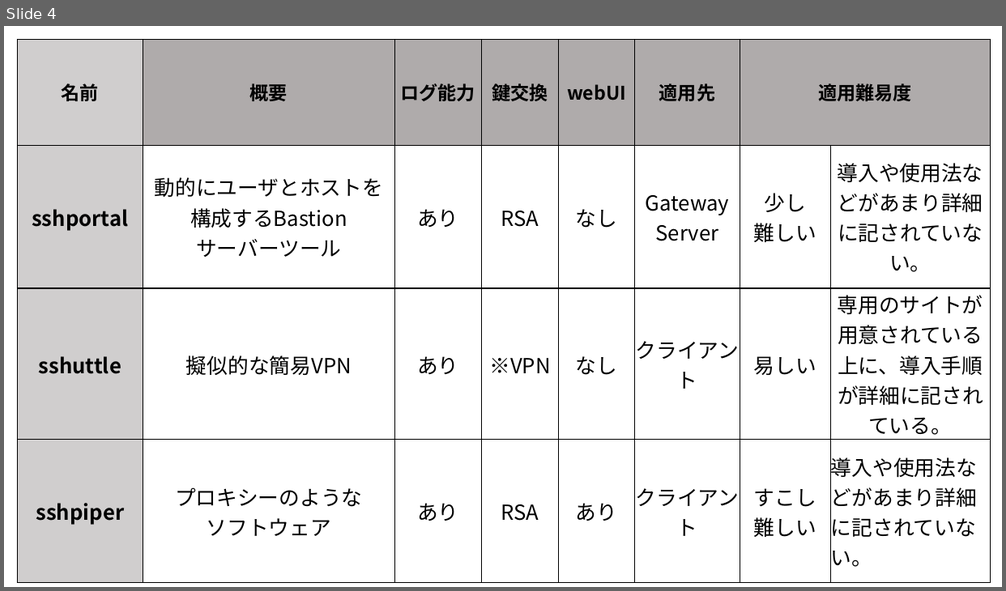
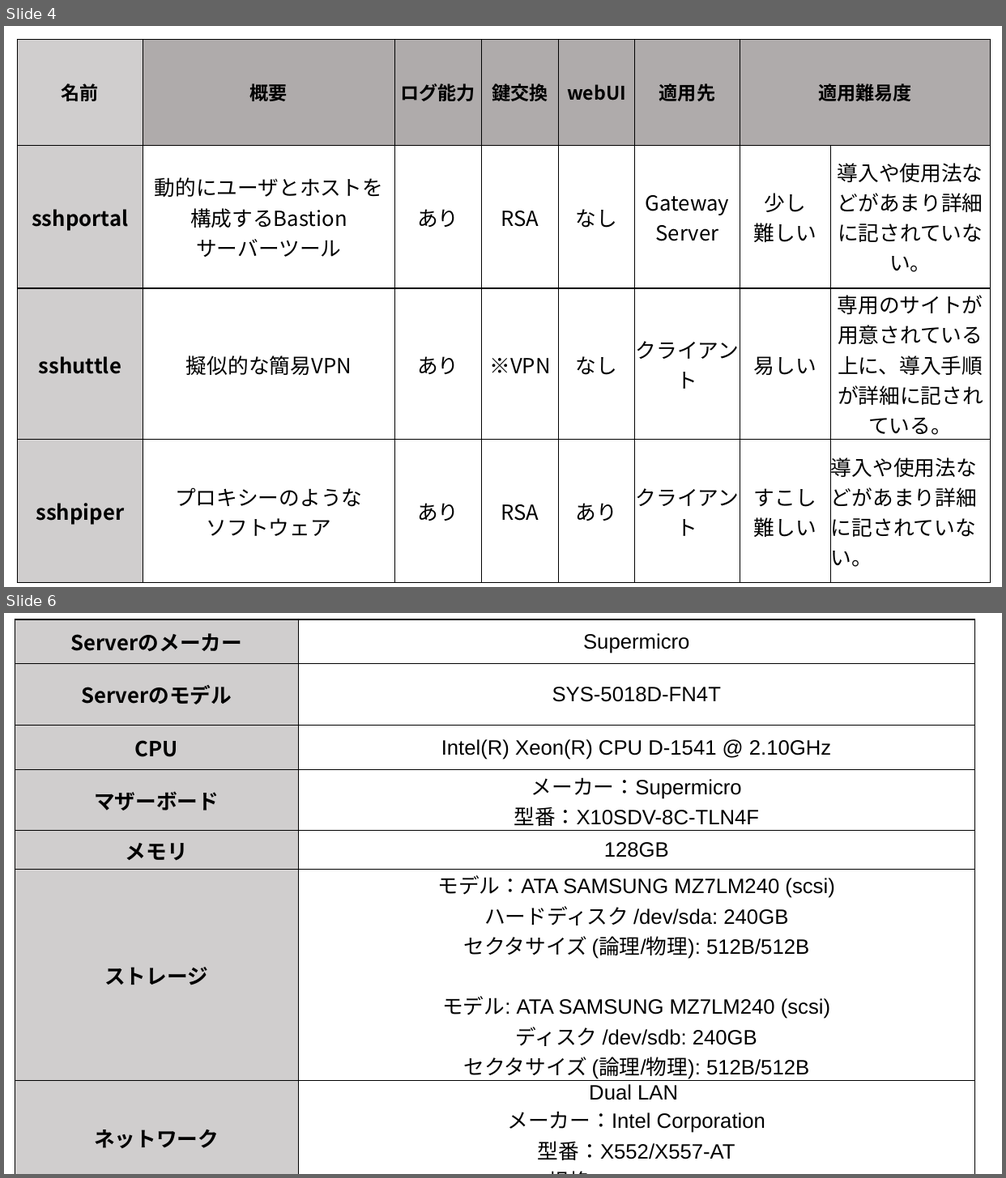
Before and after one commit to Alice-to-Bob/Graduate_School, a slide deck: SUBTHEME/graphs/telework_list.pptx. Shown one above the other, each under a label of ours: slide 4 before the commit, slides 4 and 6 after it; the slides between them are not shown. The pictures are 1006x591 and 1006x1178 pixels, drawn with LibreOffice and Linux fonts; fonts in the diff are those of the drawing. Boxes give left, top, right and bottom in pixels: in the first picture for what was removed or moved away, otherwise in the second. Text is boxed around its words. In the diff, an @@ line names an element or a change of style, - is before the commit and + after.

```diff
--- a/SUBTHEME/graphs/telework_list.pptx
+++ b/SUBTHEME/graphs/telework_list.pptx
@@ slide 6 added at [4,613,1002,1174], background #FFFFFF @@
@@ table added at [15,619,974,1164], 7 rows, 2 columns @@
+Serverのメーカー | Supermicro
+Serverのモデル | SYS-5018D-FN4T
+CPU | Intel(R) Xeon(R) CPU D-1541 @ 2.10GHz
+マザーボード | メーカー：Supermicro 型番：X10SDV-8C-TLN4F
+メモリ | 128GB
+ストレージ | モデル：ATA SAMSUNG MZ7LM240 (scsi) ハードディスク /dev/sda: 240GB セクタサイズ (論理/物理): 512B/512B / モデル: ATA SAMSUNG MZ7LM240 (scsi) ディスク /dev/sdb: 240GB セクタサイズ (論理/物理): 512B/512B
+ネットワーク | Dual LAN メーカー：Intel Corporation 型番：X552/X557-AT 規格：10GBASE-T
```
Also in this commit, not shown: 1 slide changed, 1 other slide added, 11 other files.
